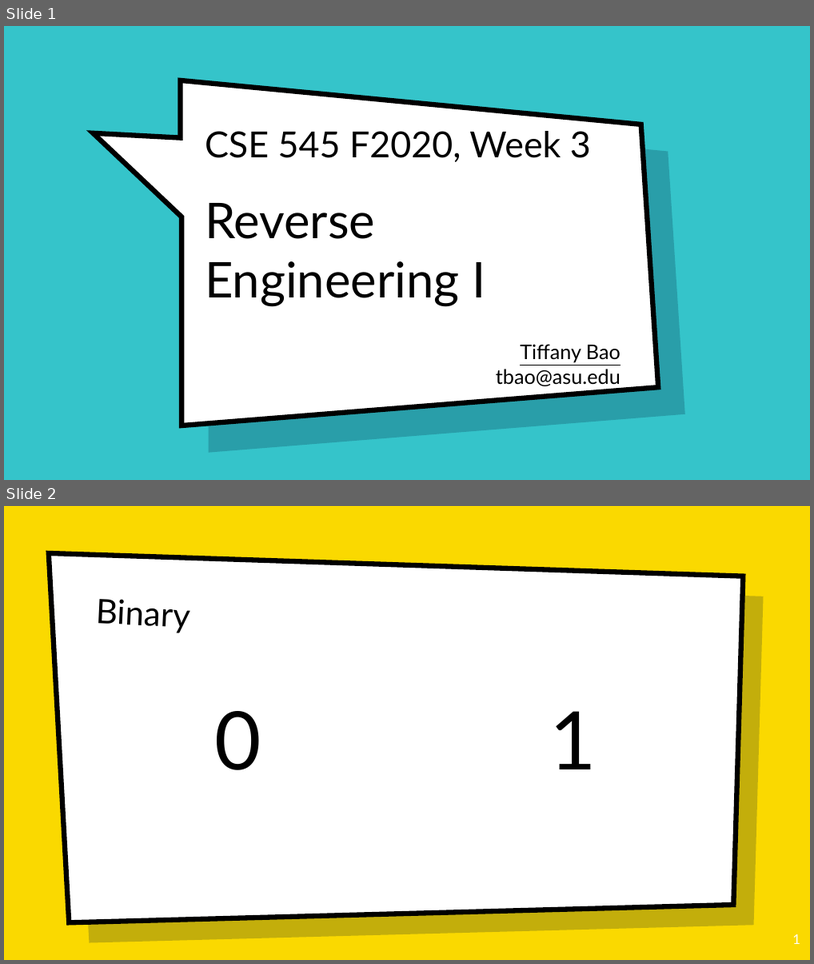
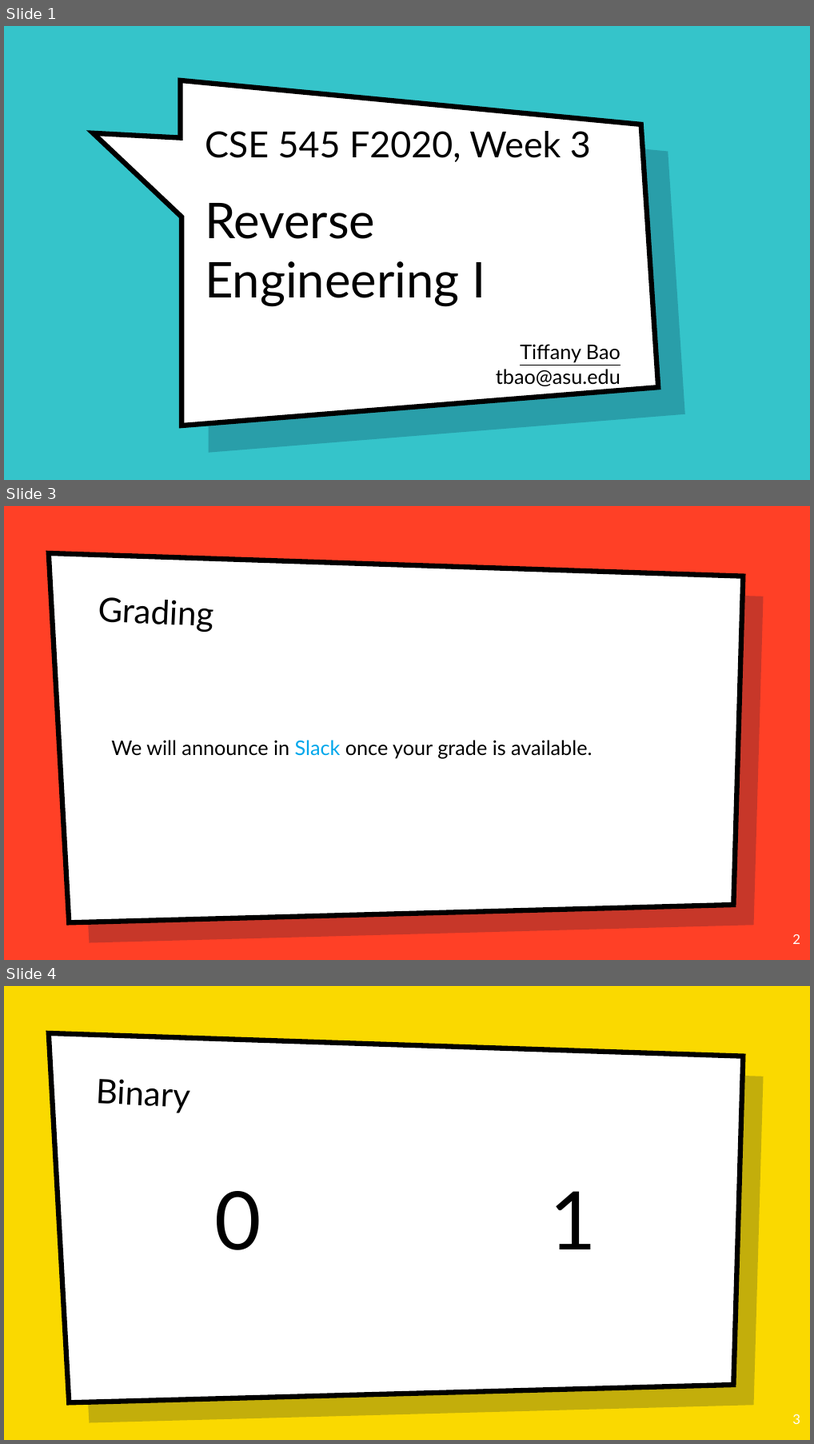
Before and after one commit to tiffanyb/tiffanyb.github.io, a slide deck: courses/cse545/slides/03-reverse-engineering-1.pptx. Shown one above the other, each under a label of ours: slides 1 and 2 before the commit, slides 1, 3 and 4 after it; the slides between them are not shown. The pictures are 814x964 and 814x1444 pixels, drawn with LibreOffice and Linux fonts; fonts in the diff are those of the drawing; background and template pictures are left out. Boxes give left, top, right and bottom in pixels: in the first picture for what was removed or moved away, otherwise in the second. Text is boxed around its words. In the diff, an @@ line names an element or a change of style, - is before the commit and + after.

```diff
--- a/courses/cse545/slides/03-reverse-engineering-1.pptx
+++ b/courses/cse545/slides/03-reverse-engineering-1.pptx
@@ slide 3 added at <box>4,506,810,960</box>, background picture (left out); not listed: 2 template elements that a slide beside it also shows @@
@@ text added at <box>98,597,214,632</box>, 40 pt, text #000000 @@
+Grading
@@ text added at <box>111,740,592,759</box>, 24 pt, text #000000 @@
+We will announce in Slack once your grade is available.
@@ page number added at <box>793,934,801,944</box>, 16 pt, text #FFFFFF @@
+2
@@ what was slide 2 is now slide 4 @@
@@ page number at <box>793,1414,801,1424</box>: text changed @@
-1
+3
```
Also in this commit, not shown: 3 other slides added, 3 other files.
